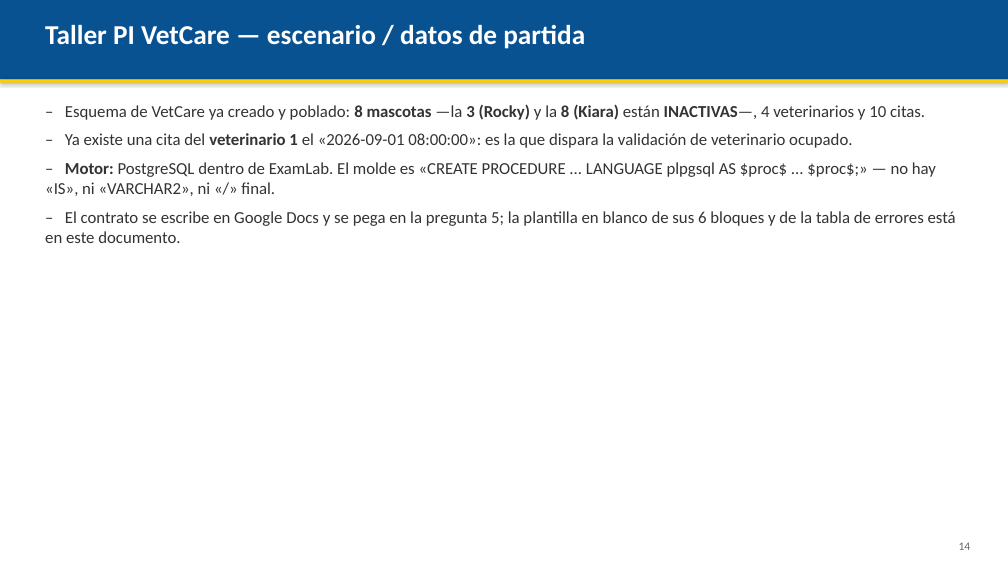
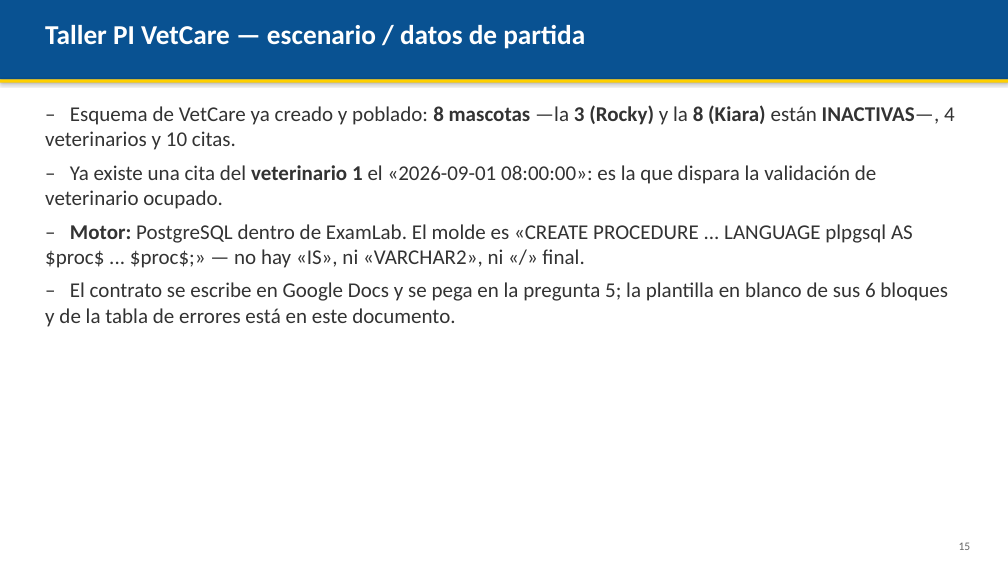
Before and after one commit to AndresDFX/UNIAJ, a slide deck: slide 15 of Bases de Datos II/Clases/Clase 3 - Procedimientos almacenados/Presentacion.pptx (slide 14 before the commit). Drawn at 1008x567 pixels with LibreOffice and Linux fonts; fonts in the diff are those of the drawing. Boxes give left, top, right and bottom in pixels: in the first picture for what was removed or moved away, otherwise in the second. Text is boxed around its words. In the diff, an @@ line names an element or a change of style, - is before the commit and + after.

```diff
--- a/Bases de Datos II/Clases/Clase 3 - Procedimientos almacenados/Presentacion.pptx
+++ b/Bases de Datos II/Clases/Clase 3 - Procedimientos almacenados/Presentacion.pptx
@@ text "– Esquema de VetCare ya ..." at box(45, 105, 955, 327): size 16 to 20 pt @@
@@ text at box(959, 542, 971, 550): text changed @@
-14
+15
```
Also in this commit, not shown: 13 other slides changed, 1 slide added, 4 other files.
